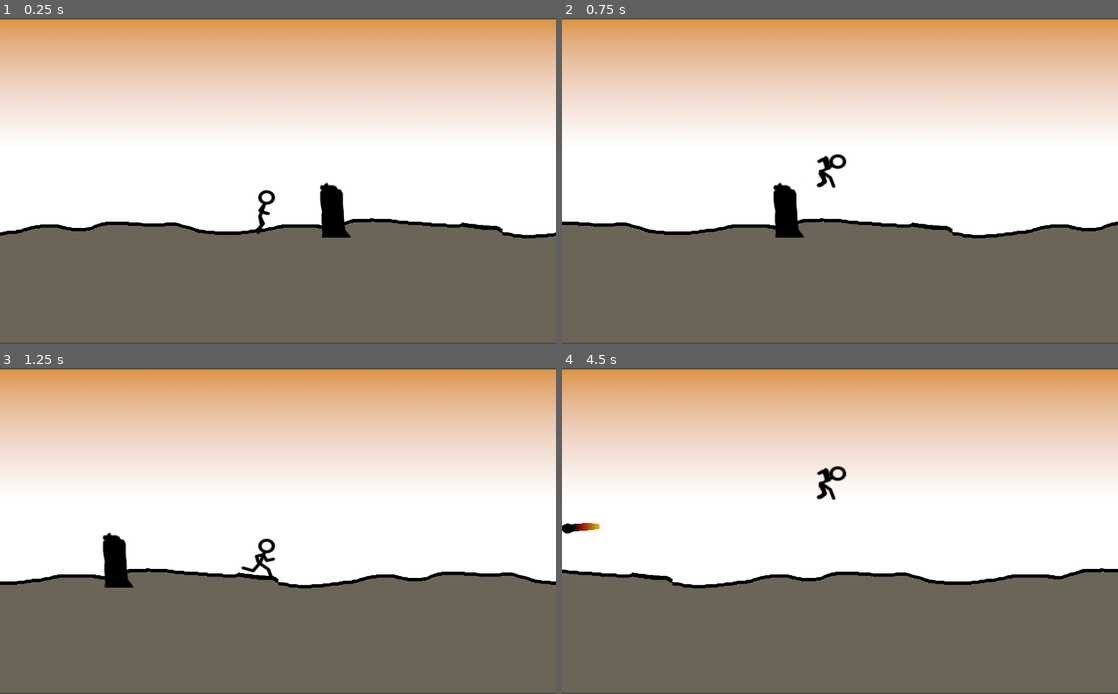
Above: before the commit, frames 1-4 (two rows, left to right).
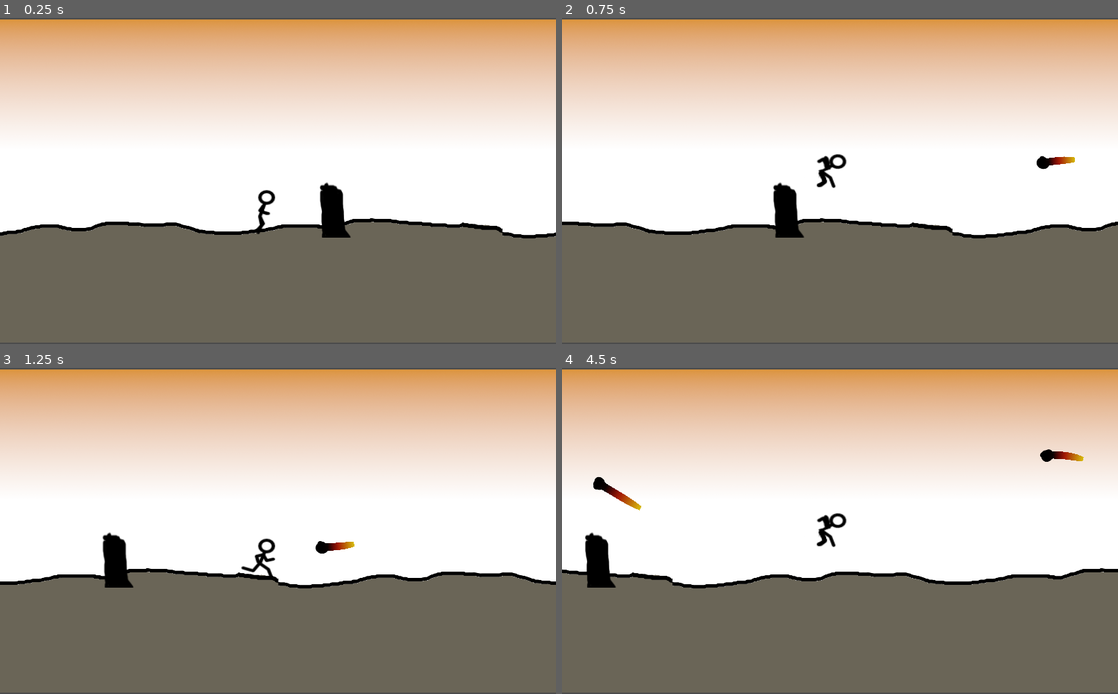
Above: after the commit, the same moments.

Repository: VivekThazhathattil/Hellhound-Chase
Game: Godot game, scene res://game.tscn
The game is run twice, just before and just after one commit, with the same random seed, the same clock (stepped at 60 frames per second) and the same inputs.
Inputs (mouse positions are in pixels of both pictures, inside the frame that each line leads up to):
- Up to frame 1 (0.25 s): no input
- Up to frame 2 (0.75 s): move the mouse to (962, 164) at 0.52 s; press the mouse at (962, 164) at 0.53 s
- Up to frame 3 (1.25 s): no input
- Up to frame 4 (4.5 s): move the mouse to (728, 547) at 1.27 s; release the mouse at (728, 547) at 1.28 s; click (728, 547) at 1.35 s; click (728, 547) at 1.52 s; click (728, 547) at 1.82 s; move the mouse to (895, 459) at 2.02 s; press the mouse at (895, 459) at 2.03 s; move the mouse to (812, 596) at 2.77 s; release the mouse at (812, 596) at 2.78 s; click (812, 596) at 2.85 s; click (812, 596) at 3.02 s; click (812, 596) at 3.32 s; move the mouse to (1006, 579) at 3.52 s; press the mouse at (1006, 579) at 3.53 s; move the mouse to (673, 482) at 4.27 s; release the mouse at (673, 482) at 4.28 s; click (673, 482) at 4.35 s

Frame 1 is identical in both runs. In frame 2, 0.2% of the frame differs, in the area x 85-93%, y 42-47%; in frame 3, 0.2%; in frame 4, 1.8%, in the area x 0-94%, y 24-68%.

Commit message:
handled player explosion
-also implement play restart on touch after is_player_dead = true

Diff:
--- a/game.gd
+++ b/game.gd
@@ -3,6 +3,8 @@
 var time
 var missile
 var count = 0
+var progress_no = 0.5
+var is_player_dead = false
 onready var s = load("res://scenes/missile.tscn")
 
 func _ready():
@@ -14,6 +16,6 @@
 	time += delta
 	print(time)
 	if time > count*1:
-		count += 1
+		count += 1 - 0.01*count
 		missile = s.instance()
 		add_child(missile)
--- a/game.tscn
+++ b/game.tscn
@@ -14,6 +14,7 @@
 [ext_resource path="res://obstacle.gd" type="Script" id=12]
 [ext_resource path="res://ground.gd" type="Script" id=13]
 [ext_resource path="res://game.gd" type="Script" id=14]
+[ext_resource path="res://sprites/explosion_spritesheet.png" type="Texture" id=15]
 
 [sub_resource type="ShaderMaterial" id=1]
 shader = ExtResource( 3 )
@@ -22,7 +23,87 @@
 [sub_resource type="RectangleShape2D" id=2]
 extents = Vector2( 13.6026, 14.166 )
 
-[sub_resource type="SpriteFrames" id=3]
+[sub_resource type="AtlasTexture" id=3]
+flags = 4
+atlas = ExtResource( 15 )
+region = Rect2( 0, 0, 64, 64 )
+
+[sub_resource type="AtlasTexture" id=4]
+flags = 4
+atlas = ExtResource( 15 )
+region = Rect2( 64, 0, 64, 64 )
+
+[sub_resource type="AtlasTexture" id=5]
+flags = 4
+atlas = ExtResource( 15 )
+region = Rect2( 128, 0, 64, 64 )
+
+[sub_resource type="AtlasTexture" id=6]
+flags = 4
+atlas = ExtResource( 15 )
+region = Rect2( 192, 0, 64, 64 )
+
+[sub_resource type="AtlasTexture" id=7]
+flags = 4
+atlas = ExtResource( 15 )
+region = Rect2( 0, 64, 64, 64 )
+
+[sub_resource type="AtlasTexture" id=8]
+flags = 4
+atlas = ExtResource( 15 )
+region = Rect2( 64, 64, 64, 64 )
+
+[sub_resource type="AtlasTexture" id=9]
+flags = 4
+atlas = ExtResource( 15 )
+region = Rect2( 128, 64, 64, 64 )
+
+[sub_resource type="AtlasTexture" id=10]
+flags = 4
+atlas = ExtResource( 15 )
+region = Rect2( 192, 64, 64, 64 )
+
+[sub_resource type="AtlasTexture" id=11]
+flags = 4
+atlas = ExtResource( 15 )
+region = Rect2( 0, 128, 64, 64 )
+
+[sub_resource type="AtlasTexture" id=12]
+flags = 4
+atlas = ExtResource( 15 )
+region = Rect2( 64, 128, 64, 64 )
+
+[sub_resource type="AtlasTexture" id=13]
+flags = 4
+atlas = ExtResource( 15 )
+region = Rect2( 128, 128, 64, 64 )
+
+[sub_resource type="AtlasTexture" id=14]
+flags = 4
+atlas = ExtResource( 15 )
+region = Rect2( 192, 128, 64, 64 )
+
+[sub_resource type="AtlasTexture" id=15]
+flags = 4
+atlas = ExtResource( 15 )
+region = Rect2( 0, 192, 64, 64 )
+
+[sub_resource type="AtlasTexture" id=16]
+flags = 4
+atlas = ExtResource( 15 )
+region = Rect2( 64, 192, 64, 64 )
+
+[sub_resource type="AtlasTexture" id=17]
+flags = 4
+atlas = ExtResource( 15 )
+region = Rect2( 128, 192, 64, 64 )
+
+[sub_resource type="AtlasTexture" id=18]
+flags = 4
+atlas = ExtResource( 15 )
+region = Rect2( 192, 192, 64, 64 )
+
+[sub_resource type="SpriteFrames" id=19]
 animations = [ {
 "frames": [ ExtResource( 5 ), ExtResource( 6 ), ExtResource( 4 ) ],
 "loop": true,
@@ -33,12 +114,17 @@
 "loop": true,
 "name": "jump",
 "speed": 5.0
+}, {
+"frames": [ SubResource( 3 ), SubResource( 4 ), SubResource( 5 ), SubResource( 6 ), SubResource( 7 ), SubResource( 8 ), SubResource( 9 ), SubResource( 10 ), SubResource( 11 ), SubResource( 12 ), SubResource( 13 ), SubResource( 14 ), SubResource( 15 ), SubResource( 16 ), SubResource( 17 ), SubResource( 18 ), null ],
+"loop": false,
+"name": "explode",
+"speed": 10.0
 } ]
 
-[sub_resource type="RectangleShape2D" id=4]
+[sub_resource type="RectangleShape2D" id=20]
 extents = Vector2( 605.163, 10 )
 
-[sub_resource type="RectangleShape2D" id=5]
+[sub_resource type="RectangleShape2D" id=21]
 extents = Vector2( 17.4116, 44.1057 )
 
 [node name="game" type="Node2D"]
@@ -70,9 +156,7 @@
 [node name="stickman" type="AnimatedSprite" parent="player"]
 position = Vector2( 22.3316, -0.688583 )
 scale = Vector2( 1.39564, 0.593851 )
-frames = SubResource( 3 )
-animation = "jump"
-frame = 2
+frames = SubResource( 19 )
 
 [node name="ground" type="Node2D" parent="."]
 script = ExtResource( 13 )
--- a/player.gd
+++ b/player.gd
@@ -2,12 +2,12 @@
 var speed_x = 0
 var speed_y = 0
 var velocity = Vector2()
-
+var init_y
 const JUMP_FORCE = 600
-const GRAVITY = 2000
+var GRAVITY = 2000
 
 func _ready():
-	print(get_position())
+	init_y = get_position().y
 	$stickman.play("run")
 	set_process(true)
 
@@ -15,10 +15,13 @@
 	speed_y += GRAVITY * delta
 	velocity.y = speed_y * delta
 	var collision = move_and_collide(velocity)
-	if collision:
+	if collision and not get_node("/root/game").is_player_dead:
 		$stickman.play("run")
 
 func _input(event):
 	if event.is_action_pressed("jump"):
-		speed_y = -JUMP_FORCE
-		$stickman.play("jump")
+		if not get_node("/root/game").is_player_dead:
+			speed_y = -JUMP_FORCE
+			$stickman.play("jump")
+		else:
+			get_tree().reload_current_scene()
--- a/scenes/missile.gd
+++ b/scenes/missile.gd
@@ -1,4 +1,4 @@
-extends RigidBody2D
+extends Area2D
 var vel
 var spin
 var pos
@@ -13,7 +13,8 @@
 	ampl = rand_range(-400,100)
 	vel.y = 0
 	spin = rand_range(-PI, PI)
-	pos = Vector2(1316,192)
+	pos = Vector2(1316,330)
+	$missile_body.play("stable")
 	set_process(true)
 
 func _process(delta):
@@ -24,3 +25,18 @@
 	set_rotation(get_rotation() + spin * delta)
 	pos += vel * delta
 	set_position(pos)
+
+func _on_missile_body_entered(body):
+	$missile_body.play("explosion")
+	get_node("/root/game/player/stickman").play("explode")
+	get_node("/root/game/player").GRAVITY = 300
+	get_node("/root/game/player").speed_y = -get_node("/root/game/player").JUMP_FORCE/2
+	$trail.queue_free()
+	get_node("/root/game").is_player_dead = true
+	yield(get_node("/root/game/player/stickman"), "animation_finished")
+	get_node("/root/game/player").queue_free()
+
+
+
+func _on_VisibilityNotifier2D_viewport_exited(viewport):
+	get_node(".").queue_free()
--- a/scenes/missile.tscn
+++ b/scenes/missile.tscn
@@ -1,38 +1,135 @@
-[gd_scene load_steps=7 format=2]
+[gd_scene load_steps=25 format=2]
 
 [ext_resource path="res://scenes/missile.gd" type="Script" id=1]
 [ext_resource path="res://sprites/missile.png" type="Texture" id=2]
 [ext_resource path="res://scenes/trail.tscn" type="PackedScene" id=3]
+[ext_resource path="res://sprites/explosion_spritesheet.png" type="Texture" id=4]
 
 [sub_resource type="CircleShape2D" id=1]
-radius = 1794.03
+radius = 2384.21
 
-[sub_resource type="Curve" id=3]
+[sub_resource type="AtlasTexture" id=2]
+flags = 4
+atlas = ExtResource( 4 )
+region = Rect2( 0, 0, 64, 64 )
+
+[sub_resource type="AtlasTexture" id=3]
+flags = 4
+atlas = ExtResource( 4 )
+region = Rect2( 64, 0, 64, 64 )
+
+[sub_resource type="AtlasTexture" id=4]
+flags = 4
+atlas = ExtResource( 4 )
+region = Rect2( 128, 0, 64, 64 )
+
+[sub_resource type="AtlasTexture" id=5]
+flags = 4
+atlas = ExtResource( 4 )
+region = Rect2( 192, 0, 64, 64 )
+
+[sub_resource type="AtlasTexture" id=6]
+flags = 4
+atlas = ExtResource( 4 )
+region = Rect2( 0, 64, 64, 64 )
+
+[sub_resource type="AtlasTexture" id=7]
+flags = 4
+atlas = ExtResource( 4 )
+region = Rect2( 64, 64, 64, 64 )
+
+[sub_resource type="AtlasTexture" id=8]
+flags = 4
+atlas = ExtResource( 4 )
+region = Rect2( 128, 64, 64, 64 )
+
+[sub_resource type="AtlasTexture" id=9]
+flags = 4
+atlas = ExtResource( 4 )
+region = Rect2( 192, 64, 64, 64 )
+
+[sub_resource type="AtlasTexture" id=10]
+flags = 4
+atlas = ExtResource( 4 )
+region = Rect2( 0, 128, 64, 64 )
+
+[sub_resource type="AtlasTexture" id=11]
+flags = 4
+atlas = ExtResource( 4 )
+region = Rect2( 64, 128, 64, 64 )
+
+[sub_resource type="AtlasTexture" id=12]
+flags = 4
+atlas = ExtResource( 4 )
+region = Rect2( 128, 128, 64, 64 )
+
+[sub_resource type="AtlasTexture" id=13]
+flags = 4
+atlas = ExtResource( 4 )
+region = Rect2( 192, 128, 64, 64 )
+
+[sub_resource type="AtlasTexture" id=14]
+flags = 4
+atlas = ExtResource( 4 )
+region = Rect2( 0, 192, 64, 64 )
+
+[sub_resource type="AtlasTexture" id=15]
+flags = 4
+atlas = ExtResource( 4 )
+region = Rect2( 64, 192, 64, 64 )
+
+[sub_resource type="AtlasTexture" id=16]
+flags = 4
+atlas = ExtResource( 4 )
+region = Rect2( 128, 192, 64, 64 )
+
+[sub_resource type="AtlasTexture" id=17]
+flags = 4
+atlas = ExtResource( 4 )
+region = Rect2( 192, 192, 64, 64 )
+
+[sub_resource type="SpriteFrames" id=18]
+animations = [ {
+"frames": [ SubResource( 2 ), SubResource( 3 ), SubResource( 4 ), SubResource( 5 ), SubResource( 6 ), SubResource( 7 ), SubResource( 8 ), SubResource( 9 ), SubResource( 10 ), SubResource( 11 ), SubResource( 12 ), SubResource( 13 ), SubResource( 14 ), SubResource( 15 ), SubResource( 16 ), SubResource( 17 ) ],
+"loop": true,
+"name": "explosion",
+"speed": 10.0
+}, {
+"frames": [ ExtResource( 2 ) ],
+"loop": true,
+"name": "stable",
+"speed": 5.0
+} ]
+
+[sub_resource type="Curve" id=19]
 _data = [ Vector2( 0.010989, 0.554545 ), 0.0, 1.83182, 0, 0, Vector2( 0.989011, 1 ), 0.740191, 0.0, 0, 0 ]
 
-[sub_resource type="Gradient" id=2]
+[sub_resource type="Gradient" id=20]
 offsets = PoolRealArray( 0, 0.549669, 0.854305 )
 colors = PoolColorArray( 0.84375, 0.737818, 0.0461426, 1, 0.625, 0.0455856, 0.0170898, 1, 0, 0, 0, 1 )
 
-[node name="missile" type="RigidBody2D"]
+[node name="missile" type="Area2D"]
+position = Vector2( 1316.56, 192.686 )
 script = ExtResource( 1 )
 
 [node name="CollisionShape2D" type="CollisionShape2D" parent="."]
-position = Vector2( 1316.56, 192.686 )
+position = Vector2( 0, 0.00390625 )
 scale = Vector2( 0.005, 0.005 )
 shape = SubResource( 1 )
 
-[node name="Line2D" type="Line2D" parent="."]
-
-[node name="Sprite" type="Sprite" parent="."]
-position = Vector2( 1316.56, 192.686 )
-scale = Vector2( 0.5, 0.5 )
-texture = ExtResource( 2 )
+[node name="missile_body" type="AnimatedSprite" parent="."]
+scale = Vector2( 0.561915, 0.646323 )
+frames = SubResource( 18 )
+animation = "stable"
 
 [node name="trail" parent="." instance=ExtResource( 3 )]
 width = 15.0
-width_curve = SubResource( 3 )
+width_curve = SubResource( 19 )
 default_color = Color( 0.4, 0.501961, 1, 1 )
-gradient = SubResource( 2 )
-targetPath = NodePath("../Sprite")
+gradient = SubResource( 20 )
+targetPath = NodePath("..")
 trailLength = 7
+
+[node name="VisibilityNotifier2D" type="VisibilityNotifier2D" parent="."]
+[connection signal="body_entered" from="." to="." method="_on_missile_body_entered"]
+[connection signal="viewport_exited" from="VisibilityNotifier2D" to="." method="_on_VisibilityNotifier2D_viewport_exited"]
Not shown: 3 places in game.tscn that only renumber resources
Binary file added: sprites/explosion_spritesheet.png
Not shown, added: sprites/explosion_spritesheet.png.import
Not shown, changed: .ideas
